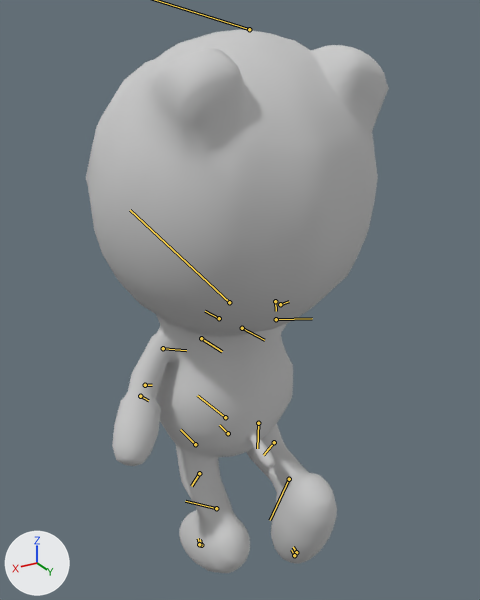
One commit to the FBX model Prototypes/gameplayProto/Assets/Meshes/bob@walk.FBX: the scene before it, then after it.
Before and after are seen from a 50 mm lens placed at (1.61, 2.85, 3.03), pointed at (-0.09, 0.02, 1.61). Every picture has the same lights, and +X, +Y and +Z are marked at lower left. Both versions are drawn at frame 6 of the action 'Take 001'; the numbers are the values there. The bones that bend it are drawn over the model as lines.

Names of what the first picture shows: 'Bob'.
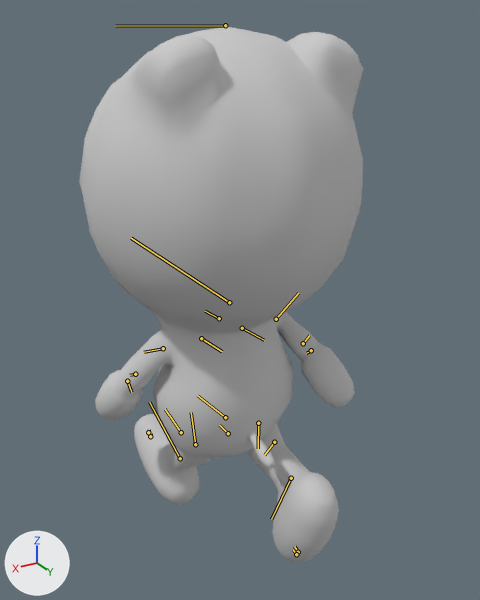
The edits, one by one:
Bone 'Bip001 L Thigh' (bone_bip001_l_thigh) turns from (0, 0, -2) to (1, 0, 83) degrees about its own x, y and z.
Bone 'Bip001 L Calf' (bone_bip001_l_calf) turns from (0, 0, -42) to (0, 0, -60) degrees about its own x, y and z.
Bone 'Bip001 L Foot' (bone_bip001_l_foot) turns from (-2, 0, 19) to (0, -1, 4) degrees about its own x, y and z.
Bone 'Bip001 Head' (bone_bip001_head) turns from (0, 0, -24) to (0, 0, -15) degrees about its own x, y and z.
Bone 'Bip001 L UpperArm' (bone_bip001_l_upperarm) turns from (11, 47, 19) to (16, 39, -39) degrees about its own x, y and z.
Bone 'Bip001 L Forearm' (bone_bip001_l_forearm) turns from (0, 0, 14) to (0, 0, 9) degrees about its own x, y and z.
Bone 'Bip001 L Hand' (bone_bip001_l_hand) turns from (1, 0, 6) to (16, 41, -3) degrees about its own x, y and z.
Bone 'Bip001 R UpperArm' (bone_bip001_r_upperarm) turns from (4, 7, -49) to (-101, -45, 55) degrees about its own x, y and z.
Bone 'Bip001 R Forearm' (bone_bip001_r_forearm) turns from (0, 0, -27) to (0, 0, 11) degrees about its own x, y and z.
Bone 'Bip001 R Hand' (bone_bip001_r_hand) turns from (4, -13, -1) to (6, -18, 4) degrees about its own x, y and z.

What differs and where, as boxes [x1, y1, x2, y2] in the pictures (480 x 600 px):
'Bob', posed (6% narrower): before [86, 29, 389, 573]; after [79, 27, 363, 563]
bone 'Bip001 L Thigh', root to tip: before (195, 444) to (180, 429); after (195, 444) to (191, 412)
bone 'Bip001 L Calf', root to tip: before (199, 473) to (191, 486); after (181, 432) to (165, 409)
bone 'Bip001 L Foot', root to tip: before (216, 508) to (185, 501); after (180, 458) to (149, 402)
bone 'Bip001 Head', root to tip: before (229, 302) to (130, 210); after (229, 302) to (131, 238)
bone 'Bip001 L UpperArm', root to tip: before (163, 348) to (186, 350); after (163, 348) to (144, 352)
bone 'Bip001 L Forearm', root to tip: before (145, 385) to (152, 385); after (135, 374) to (130, 375)
bone 'Bip001 L Hand', root to tip: before (140, 396) to (148, 400); after (127, 381) to (131, 392)
bone 'Bip001 R UpperArm', root to tip: before (276, 319) to (312, 318); after (276, 319) to (298, 293)
bone 'Bip001 R Forearm', root to tip: before (280, 304) to (289, 301); after (303, 343) to (309, 335)
bone 'Bip001 R Hand', root to tip: before (275, 301) to (276, 311); after (311, 350) to (306, 353)
